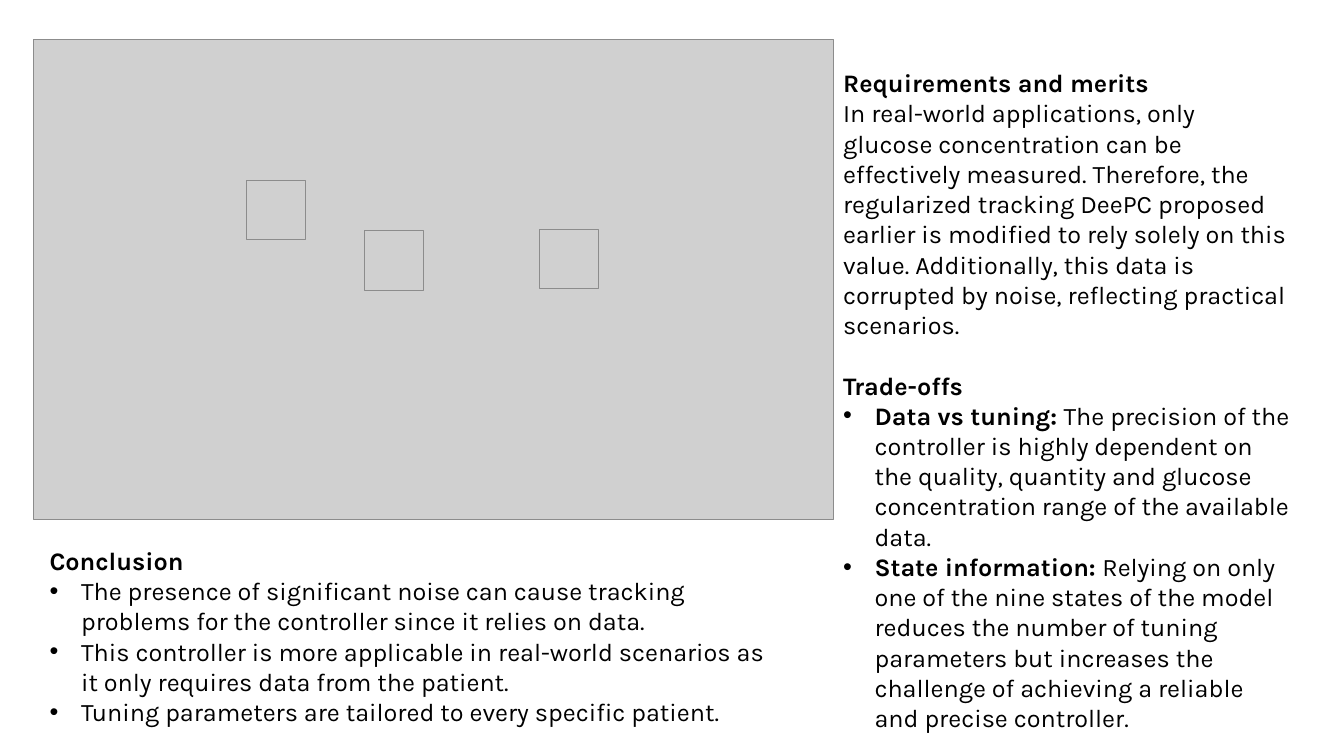
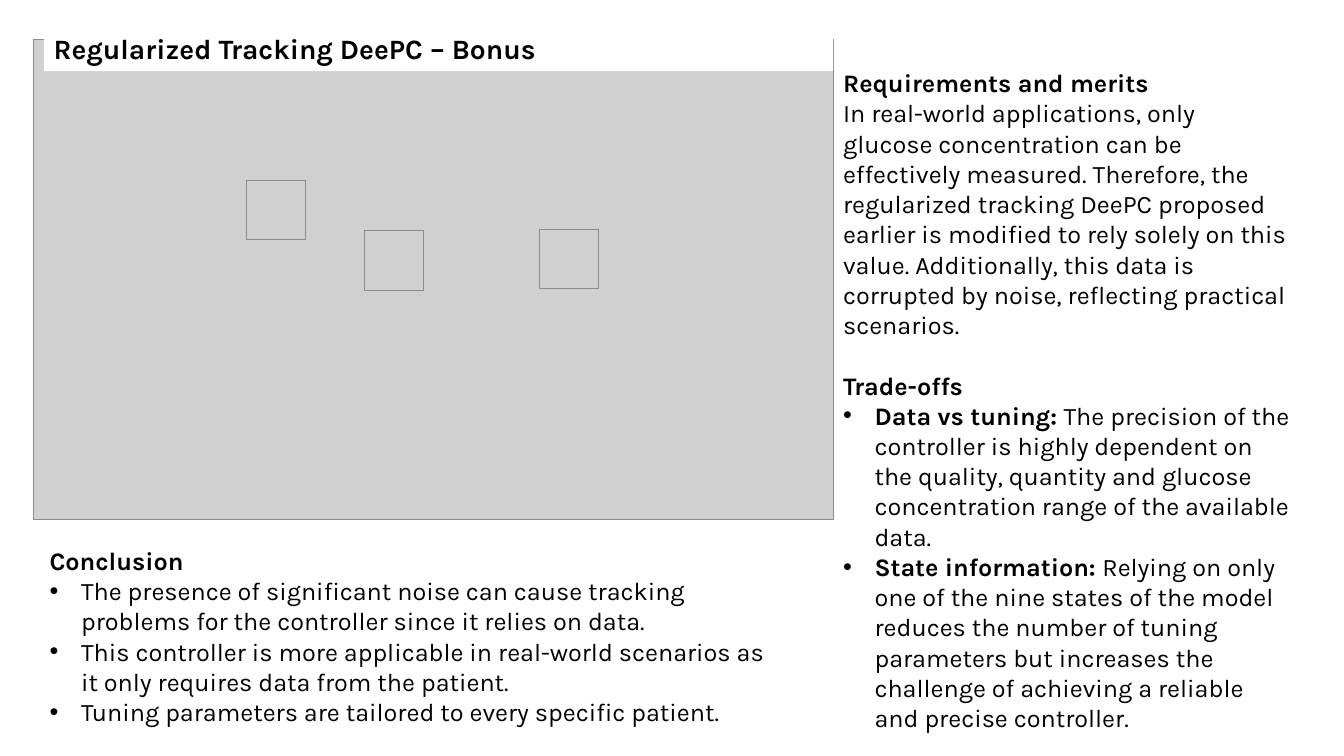
Before and after one commit to Jackmastro/MPC_DeePC_COCO, a slide deck: slide 7 of COCO2024project_GiacomoMastroddi.pptx. Drawn at 1344x756 pixels with LibreOffice and Linux fonts; fonts in the diff are those of the drawing; grey boxes stand for pictures. Boxes give left, top, right and bottom in pixels: in the first picture for what was removed or moved away, otherwise in the second. Text is boxed around its words. In the diff, an @@ line names an element or a change of style, - is before the commit and + after.

```diff
--- a/COCO2024project_GiacomoMastroddi.pptx
+++ b/COCO2024project_GiacomoMastroddi.pptx
@@ rectangle added at <box>43,27,833,72</box>, fill #FFFFFF, 20 pt, text #000000, bold @@
+Regularized Tracking DeePC – Bonus
```
Also in this commit, not shown: 5 other slides changed, 2 other files.
